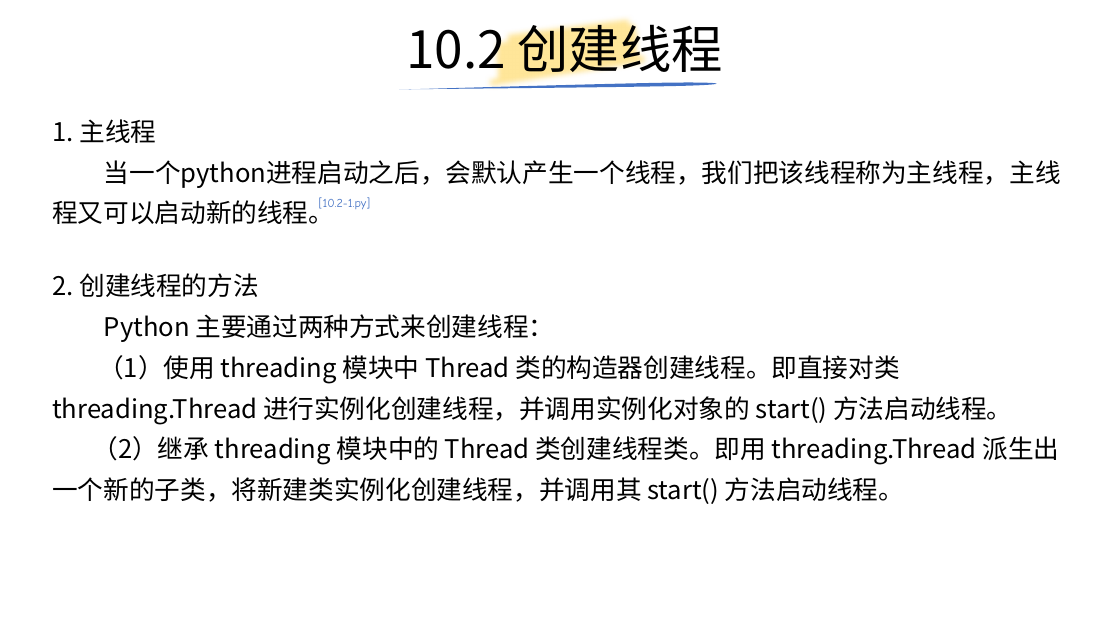
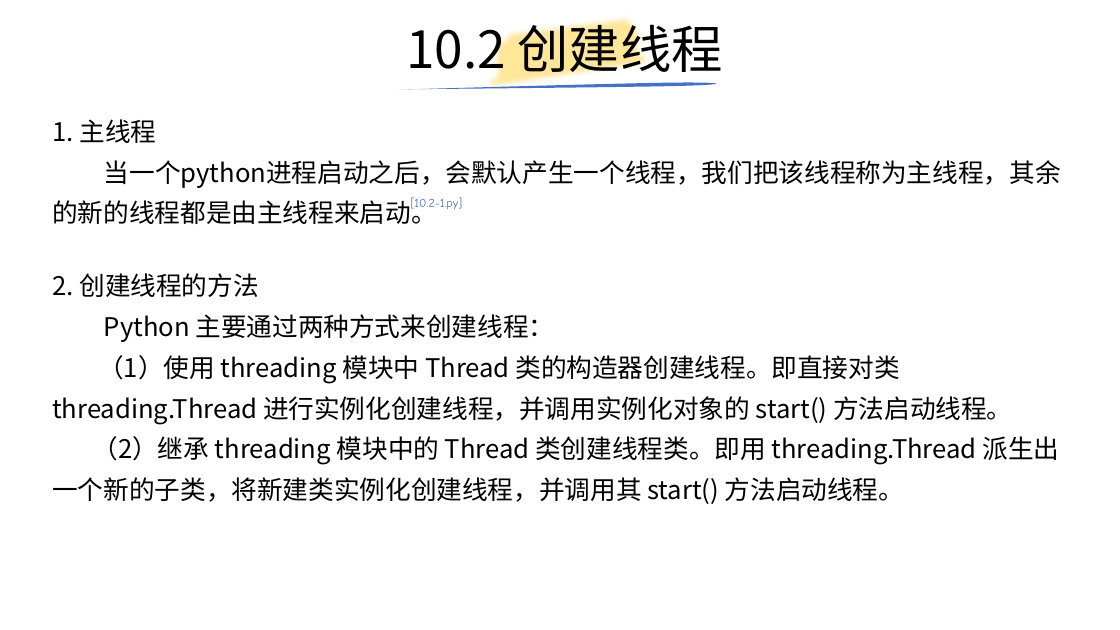
Before and after one commit to yiwenliu/CorePython, a slide deck: slide 88 of PPT/CorePython.pptx. Drawn at 1120x630 pixels with LibreOffice and Linux fonts; fonts in the diff are those of the drawing. Boxes give left, top, right and bottom in pixels: in the first picture for what was removed or moved away, otherwise in the second. Text is boxed around its words. In the diff, an @@ line names an element or a change of style, - is before the commit and + after.

```diff
--- a/PPT/CorePython.pptx
+++ b/PPT/CorePython.pptx
@@ text at [52, 160, 1061, 224]: text changed @@
-当一个python进程启动之后，会默认产生一个线程，我们把该线程称为主线程，主线程又可以启动新的线程。
+当一个python进程启动之后，会默认产生一个线程，我们把该线程称为主线程，其余的新的线程都是由主线程来启动。
@@ text "[10.2-1.py]": place and size @@
-text "[10.2-1.py]" at [319, 197, 371, 209]
+text "[10.2-1.py]" at [411, 197, 463, 209]
```
Also in this commit, not shown: 23 other slides changed, 5 slides added, 5 slides removed, 12 other files.
